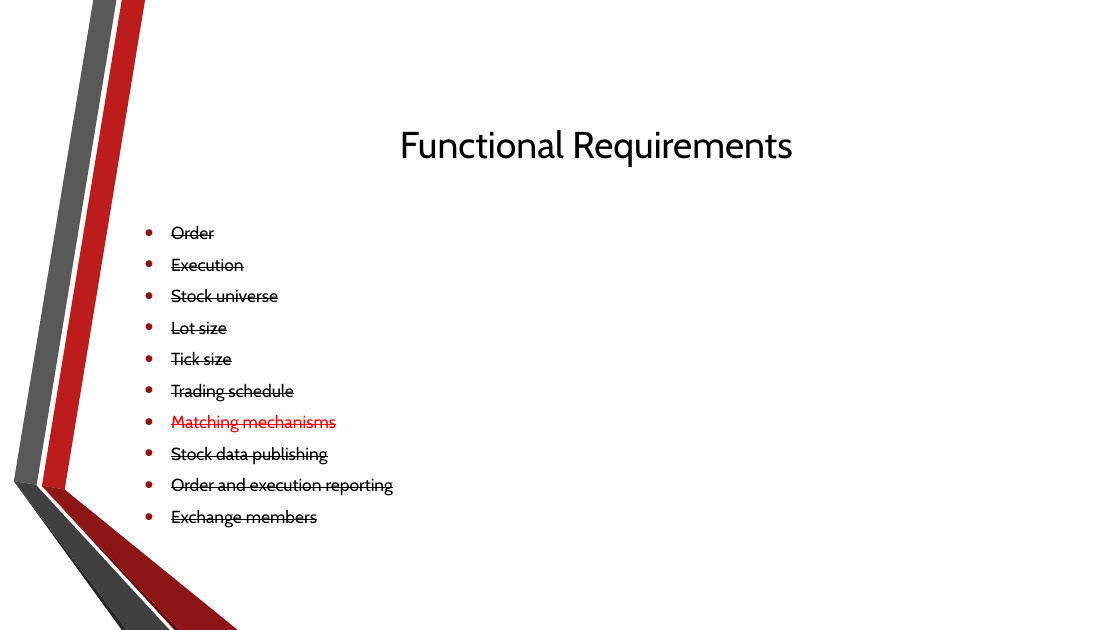
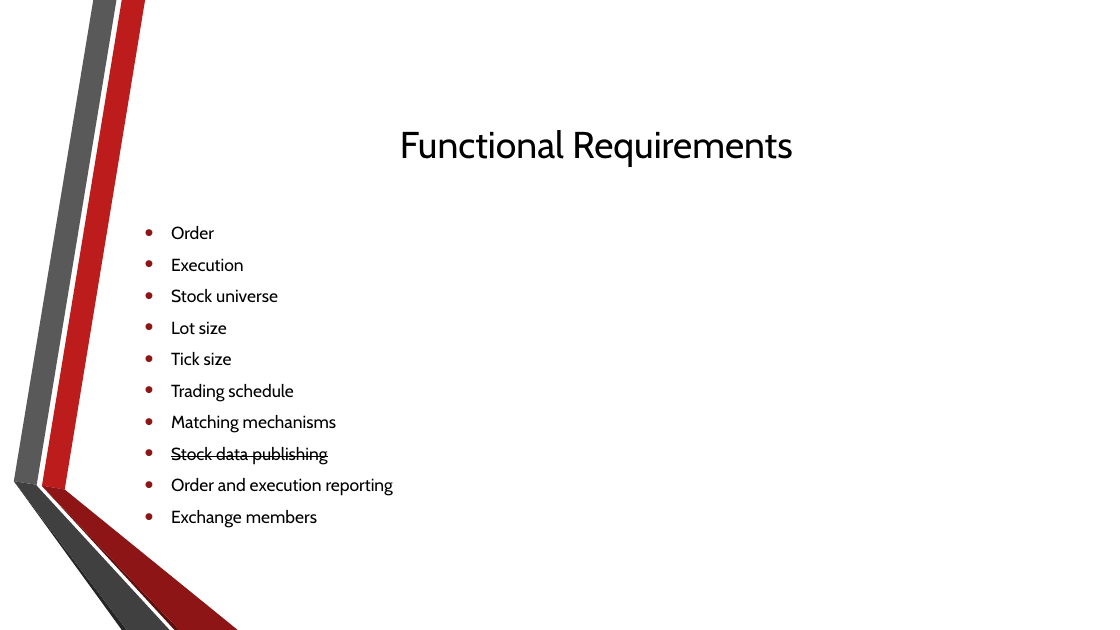
Before and after one commit to agoscinski/FinanceServiceComputing, a slide deck: slide 7 of presentations/ExchangeSimulator2.pptx. Drawn at 1120x630 pixels with LibreOffice and Linux fonts; fonts in the diff are those of the drawing; background and template pictures are left out. Boxes give left, top, right and bottom in pixels: in the first picture for what was removed or moved away, otherwise in the second. Text is boxed around its words. In the diff, an @@ line names an element or a change of style, - is before the commit and + after.

```diff
--- a/presentations/ExchangeSimulator2.pptx
+++ b/presentations/ExchangeSimulator2.pptx
@@ text at <box>171,258,393,527</box>: strikethrough off in "Order", "Execution", "Stock universe", "Lot size" and 5 more places; text colour #FF0000 to #000000 in "Matching mechanisms" @@
```
Also in this commit, not shown: 4 other slides changed.
